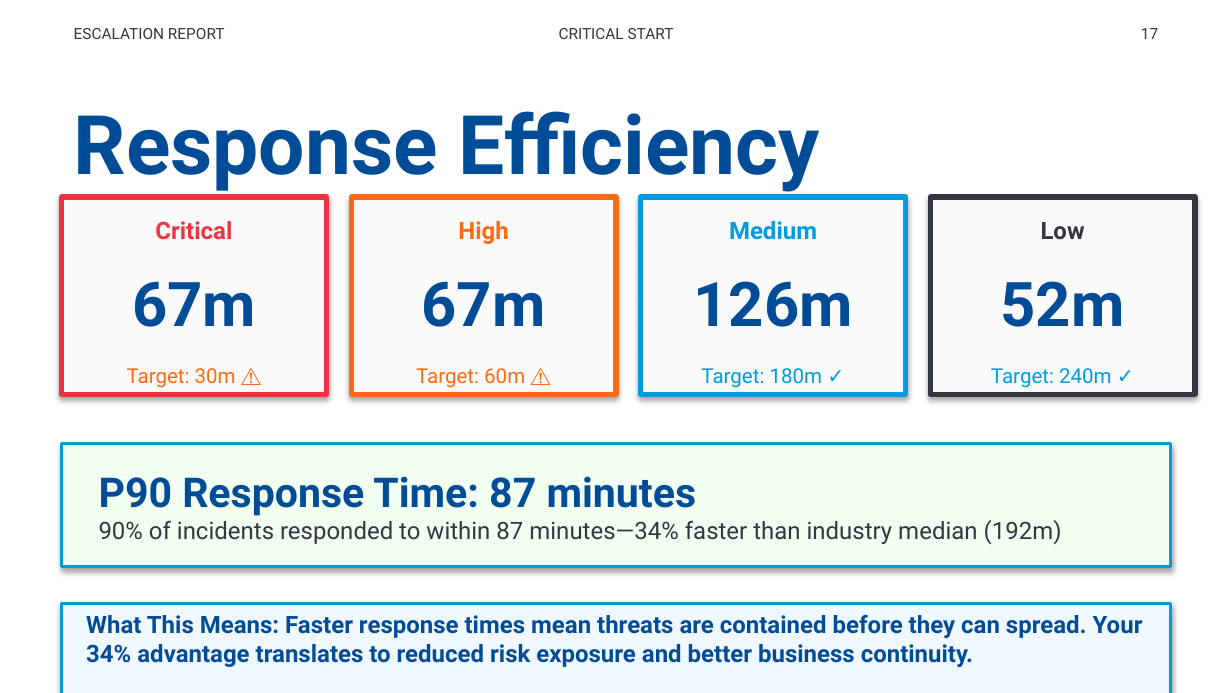
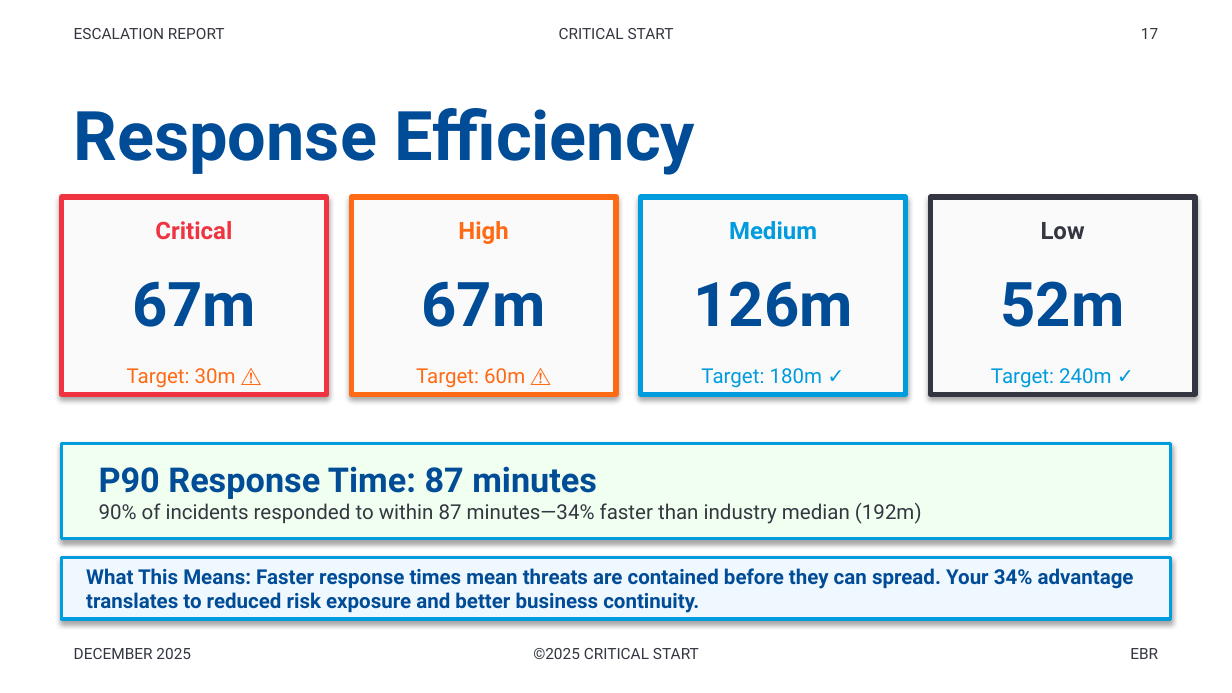
Before and after one commit to peregr956/Escalation-Details-Report, a slide deck: slide 17 of output/escalation_report_2025-12-22.pptx. Drawn at 1232x693 pixels with LibreOffice and Linux fonts; fonts in the diff are those of the drawing. Boxes give left, top, right and bottom in pixels: in the first picture for what was removed or moved away, otherwise in the second. Text is boxed around its words. In the diff, an @@ line names an element or a change of style, - is before the commit and + after.

```diff
--- a/output/escalation_report_2025-12-22.pptx
+++ b/output/escalation_report_2025-12-22.pptx
@@ text "Response Efficiency" at box(74, 108, 695, 175): size 48 to 40 pt @@
@@ rectangle "P90 Response Time: 87 minutes": place and size @@
-rectangle "P90 Response Time: 87 minutes" at box(62, 444, 1170, 567)
+rectangle "P90 Response Time: 87 minutes" at box(62, 444, 1170, 538)
@@ rectangle "P90 Response Time: 87 minutes" at box(62, 444, 1170, 538): size 24 to 20 pt in "P90 Response Time: 87 minutes"; size 14 to 12 pt in "90% of incidents responded to within 87 ..." @@
@@ rectangle "What This Means: Faster response ...": place and size @@
-rectangle "What This Means: Faster response ..." at box(62, 604, 1170, 693)
+rectangle "What This Means: Faster response ..." at box(62, 558, 1170, 620)
@@ rectangle "What This Means: Faster response ..." at box(62, 558, 1170, 620): size 14 to 12 pt @@
@@ text added at box(533, 648, 699, 659), 9 pt, text #343741 @@
+©2025 CRITICAL START
@@ text added at box(1130, 648, 1158, 659), 9 pt, text #343741 @@
+EBR
```
Also in this commit, not shown: 21 other slides changed, 10 other files.
